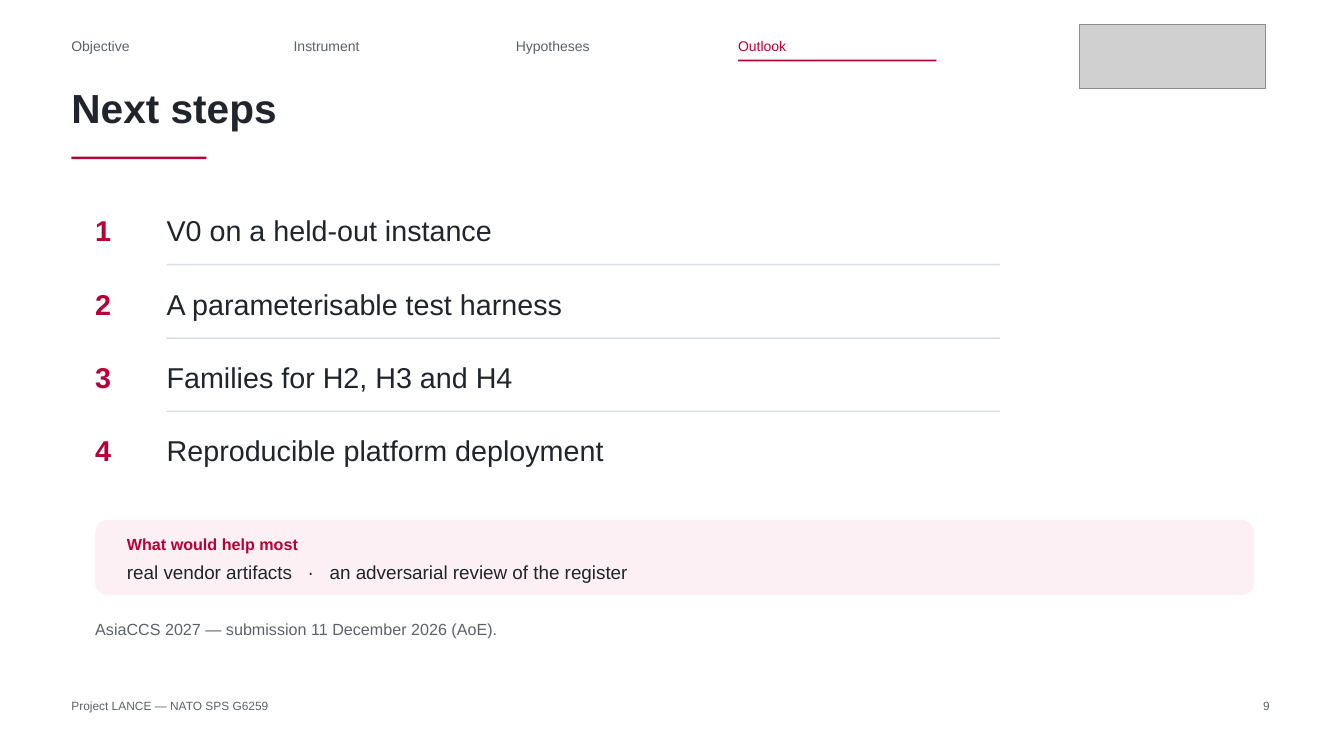
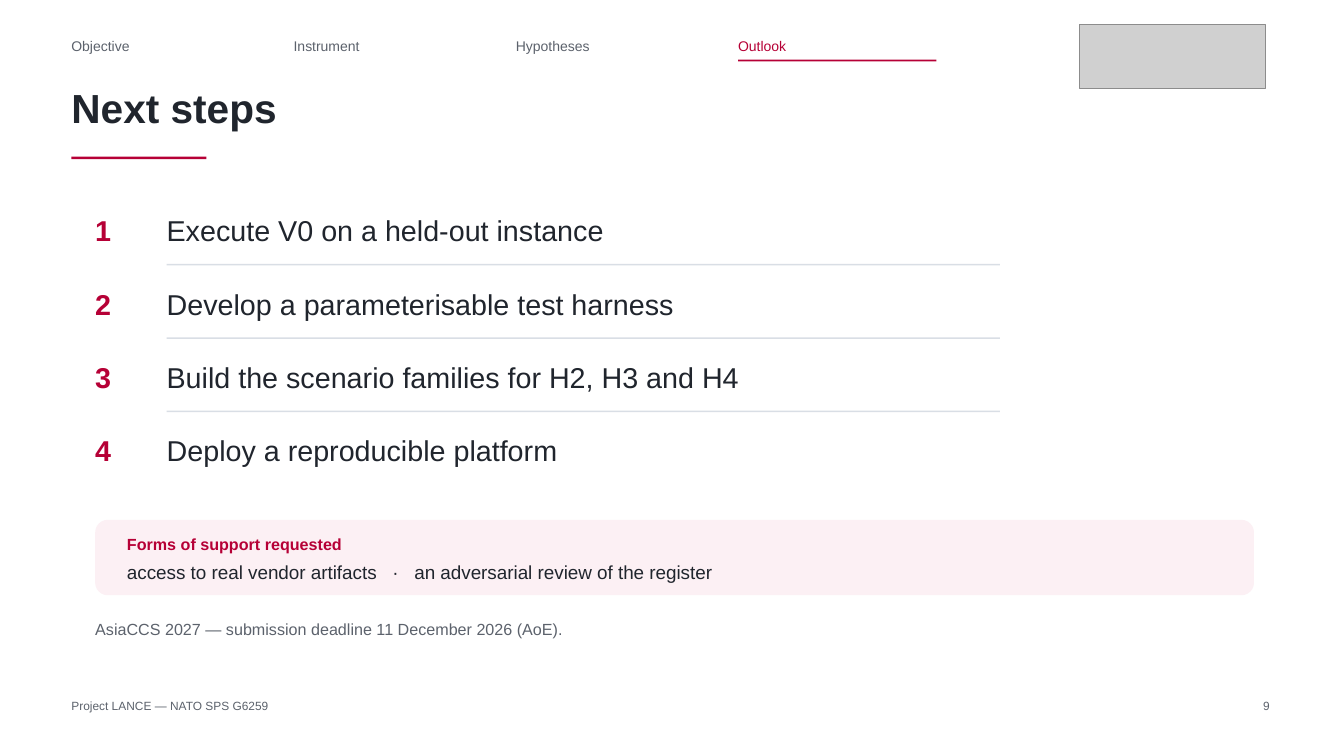
Before and after one commit to Tanguyvans/LANCE, a slide deck: slide 9 of objectifs/presentation-2026-10-23/slides.pptx. Drawn at 1344x756 pixels with LibreOffice and Linux fonts; fonts in the diff are those of the drawing; grey boxes stand for pictures. Boxes give left, top, right and bottom in pixels: in the first picture for what was removed or moved away, otherwise in the second. Text is boxed around its words. In the diff, an @@ line names an element or a change of style, - is before the commit and + after.

```diff
--- a/objectifs/presentation-2026-10-23/slides.pptx
+++ b/objectifs/presentation-2026-10-23/slides.pptx
@@ text at (167, 220, 604, 242): text changed @@
-V0 on a held-out instance
+Execute V0 on a held-out instance
@@ text at (167, 294, 673, 320): text changed @@
-A parameterisable test harness
+Develop a parameterisable test harness
@@ text at (167, 367, 739, 392): text changed @@
-Families for H2, H3 and H4
+Build the scenario families for H2, H3 and H4
@@ text at (167, 440, 558, 467): text changed @@
-Reproducible platform deployment
+Deploy a reproducible platform
@@ text at (127, 538, 342, 554): text changed @@
-What would help most
+Forms of support requested
@@ text at (127, 565, 712, 583): text changed @@
-real vendor artifacts · an adversarial review of the register
+access to real vendor artifacts · an adversarial review of the register
@@ text at (95, 623, 563, 639): text changed @@
-AsiaCCS 2027 — submission 11 December 2026 (AoE).
+AsiaCCS 2027 — submission deadline 11 December 2026 (AoE).
```
Also in this commit, not shown: 8 other slides changed, 1 other file.
